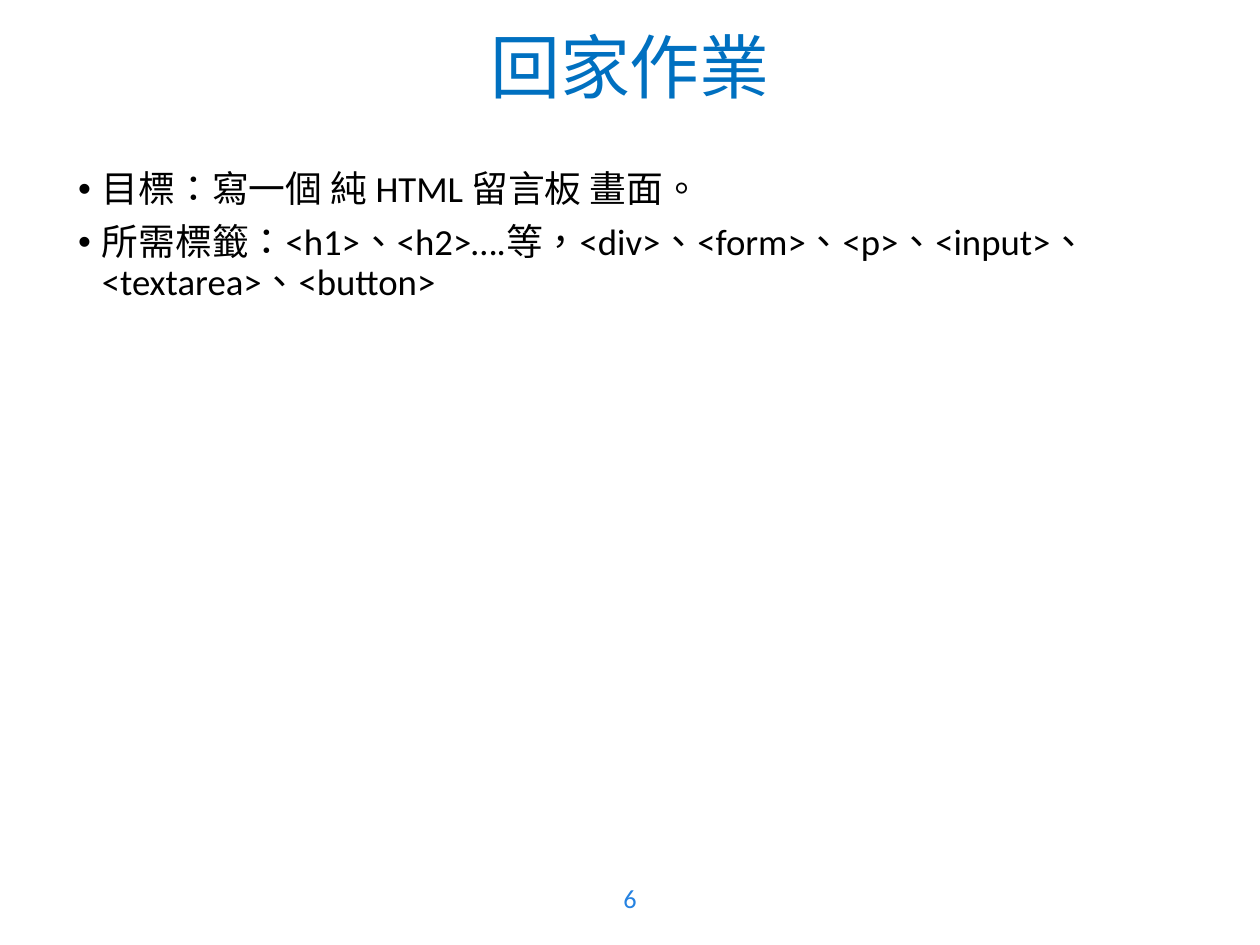
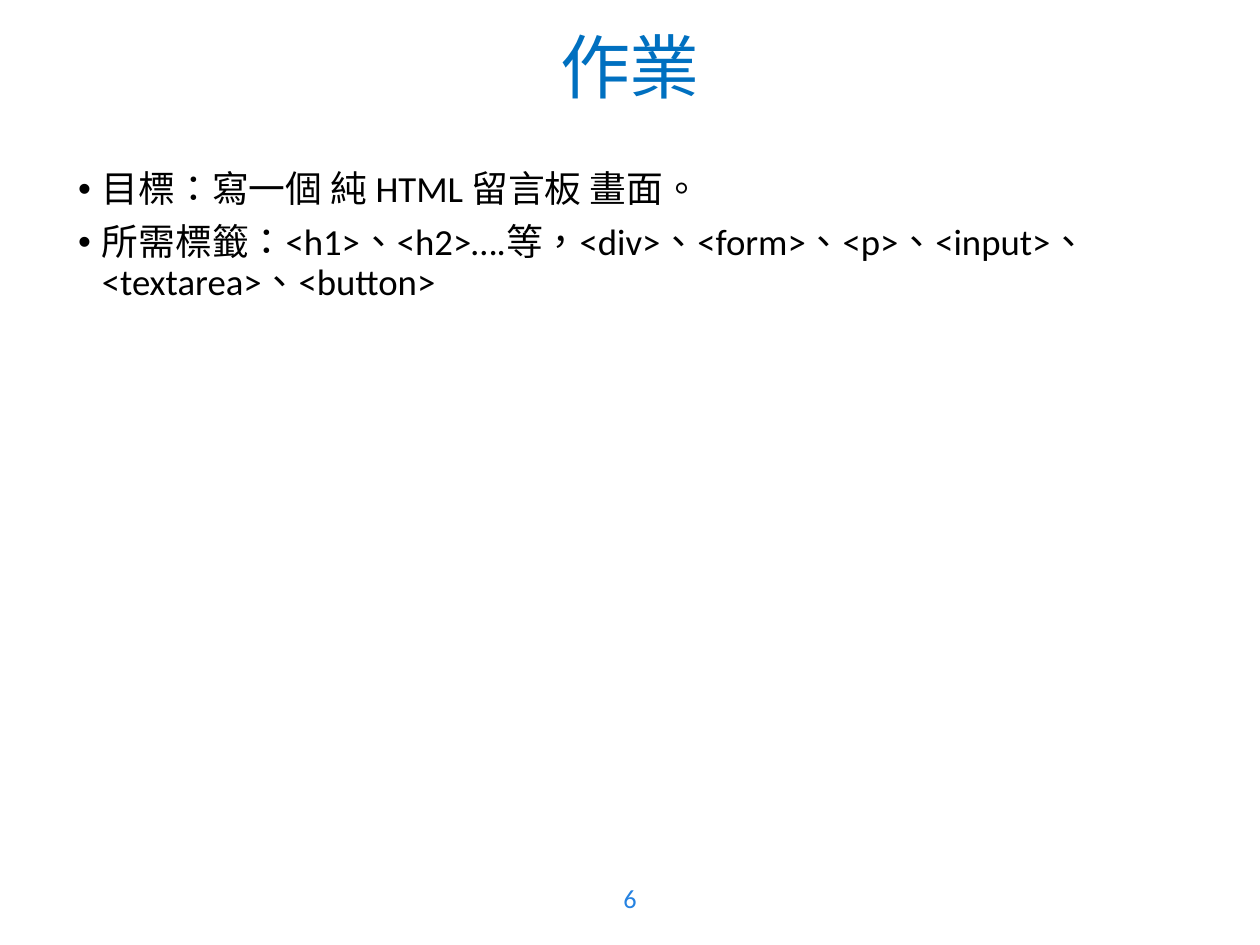
Before and after one commit to WaRTanKE7/WebClubData, a slide deck: slide 6 of 教學簡報/HTML Message board .pptx. Drawn at 1260x945 pixels with LibreOffice and Linux fonts; fonts in the diff are those of the drawing; background and template pictures are left out. Boxes give left, top, right and bottom in pixels: in the first picture for what was removed or moved away, otherwise in the second. Text is boxed around its words. In the diff, an @@ line names an element or a change of style, - is before the commit and + after.

Commit message:
ppt update

```diff
--- a/教學簡報/HTML Message board .pptx
+++ b/教學簡報/HTML Message board .pptx
@@ title at bbox=[560, 34, 700, 99]: text changed @@
-回家作業
+作業
```
